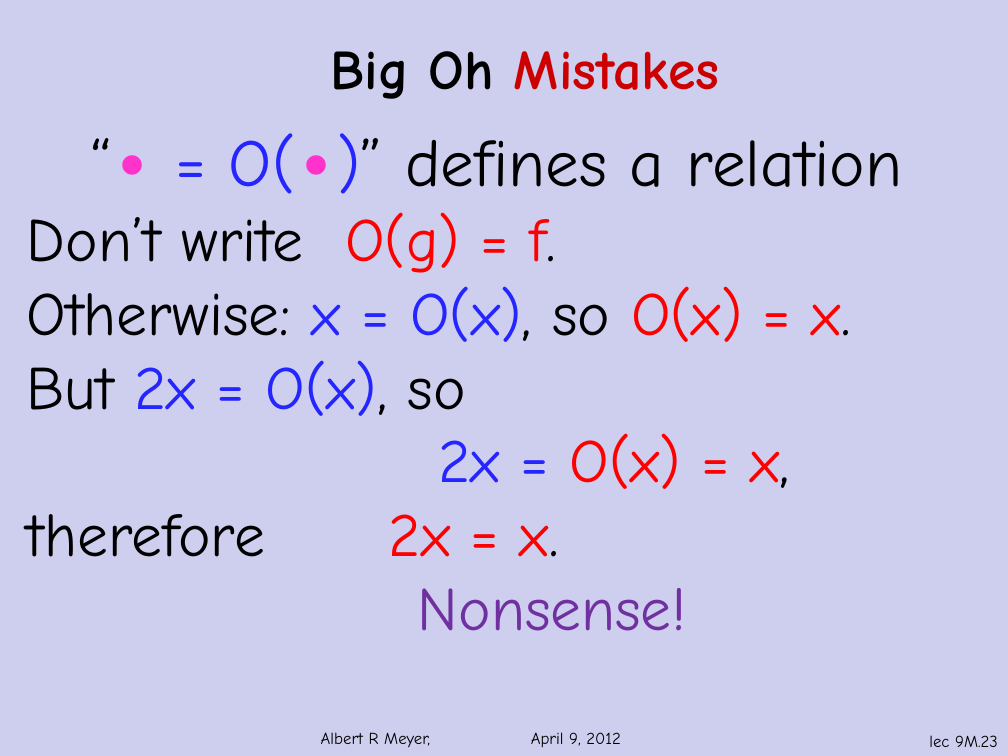
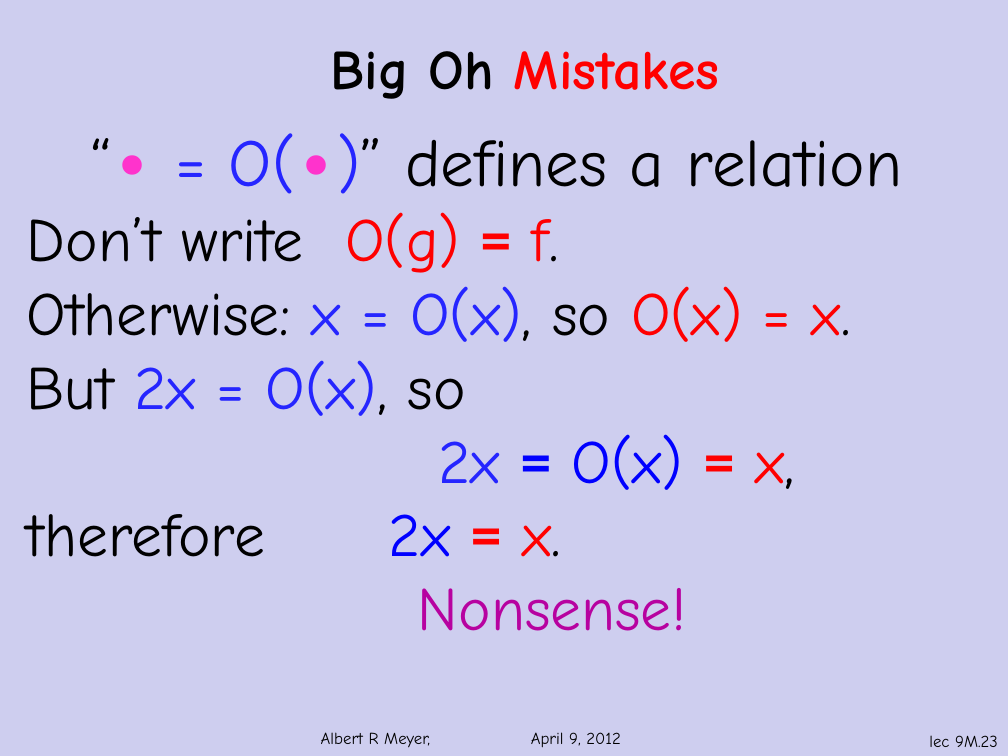
Before and after one commit to armeyer/mcs_web, a slide deck: slide 23 of spring12/slidesS12/asymptotics.pptx. Drawn at 1008x756 pixels with LibreOffice and Linux fonts; fonts in the diff are those of the drawing; background and template pictures are left out. Boxes give left, top, right and bottom in pixels: in the first picture for what was removed or moved away, otherwise in the second. Text is boxed around its words. In the diff, an @@ line names an element or a change of style, - is before the commit and + after.

```diff
--- a/spring12/slidesS12/asymptotics.pptx
+++ b/spring12/slidesS12/asymptotics.pptx
@@ title "Big Oh Mistakes" at (330,51,719,99): text colour #CC0000 to #FF0000 in "Mistakes" @@
@@ text at (27,212,794,631): font Comic Neue to Calibri, bold on in "=", "= =", "="; text colour #2525FF to #0000FF in "="; text colour #FF0000 to #0000FF in "O(x)", "2x"; text colour #7030A0 to #B702A0 in "Nonsense!" @@
```
Also in this commit, not shown: 4 other slides changed.
